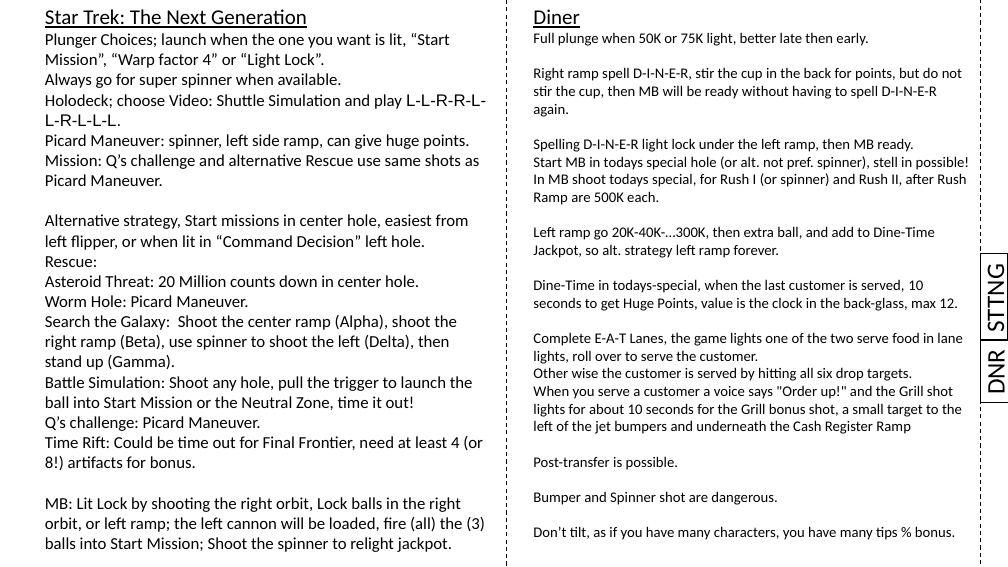
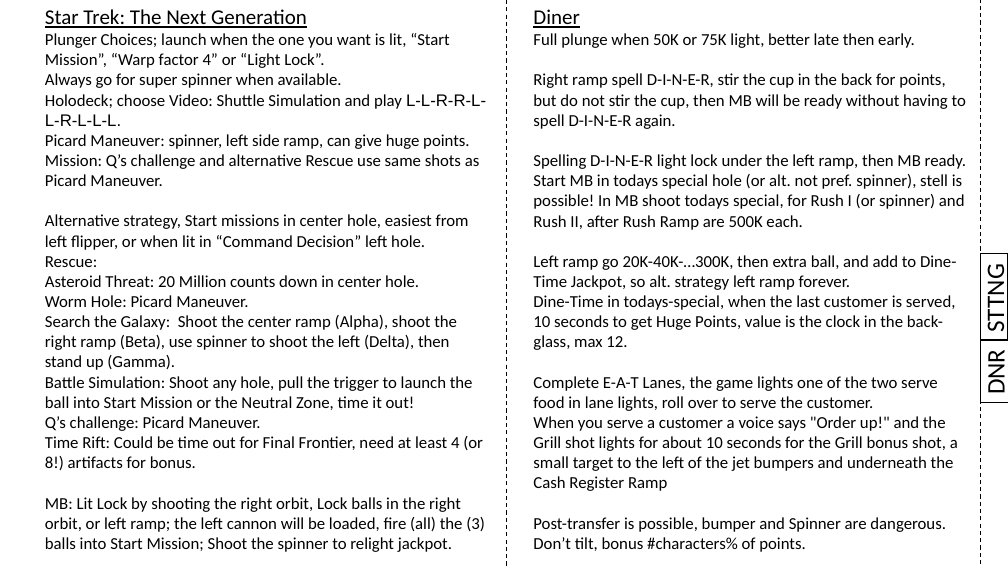
Before and after one commit to karstenbolge/PB, a slide deck: slide 22 of PB.pptx. Drawn at 1008x567 pixels with LibreOffice and Linux fonts; fonts in the diff are those of the drawing. Boxes give left, top, right and bottom in pixels: in the first picture for what was removed or moved away, otherwise in the second. Text is boxed around its words. In the diff, an @@ line names an element or a change of style, - is before the commit and + after.

```diff
--- a/PB.pptx
+++ b/PB.pptx
@@ text at box(533, 33, 966, 491): size 14 to 16 pt in "Full plunge when 50K or 75K light, ...", "Right ramp spell D-I-N-E-R, stir the cup ...", "Spelling D-I-N-E-R light lock under the left ...", "Left ramp go 20K-40K-…300K, then extra ball, ..." and 3 more places @@
@@ text at box(533, 174, 965, 230): text changed; size 14 to 16 pt @@
-Start MB in todays special hole (or alt. not pref. spinner), stell in possible!
-In MB shoot todays special, for Rush I (or spinner) and Rush II, after Rush Ramp are 500K each.
+Start MB in todays special hole (or alt. not pref. spinner), stell is possible! In MB shoot todays special, for Rush I (or spinner) and Rush II, after Rush Ramp are 500K each.
@@ text at box(533, 367, 912, 381): paragraph removed @@
-Other wise the customer is served by hitting all six drop targets.
@@ text at box(533, 517, 946, 552): text changed; size 14 to 16 pt @@
-Post-transfer is possible.
-Bumper and Spinner shot are dangerous.
-Don’t tilt, as if you have many characters, you have many tips % bonus.
+Post-transfer is possible, bumper and Spinner are dangerous.
+Don’t tilt, bonus #characters% of points.
```
Also in this commit, not shown: 8 other slides changed, 1 slide added.
